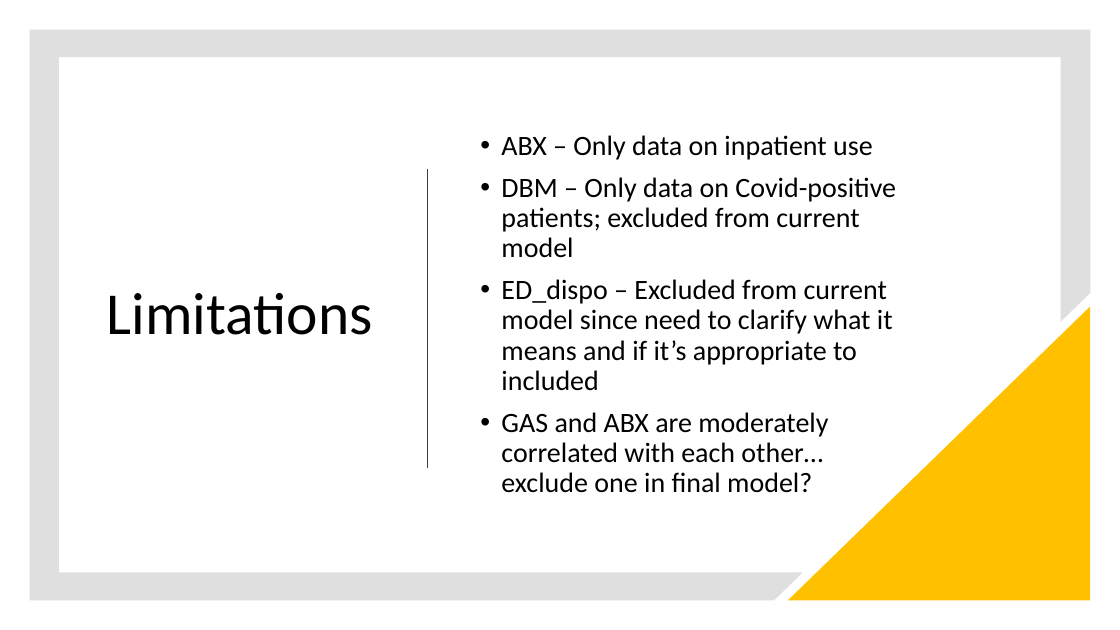
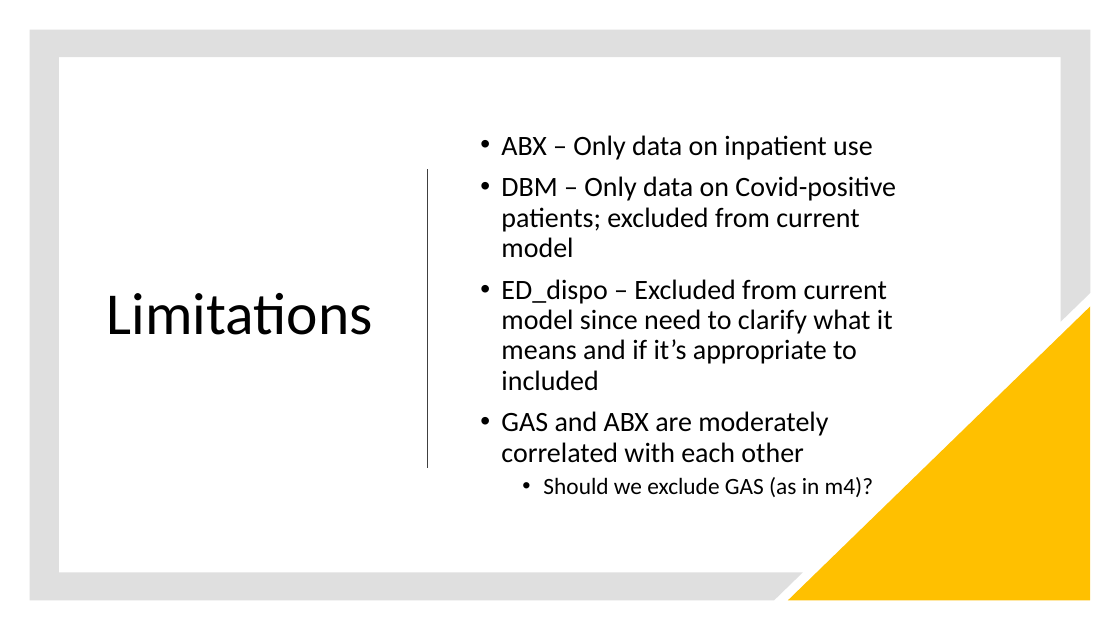
Before and after one commit to steph-rey/MS-CDI_Risk, a slide deck: slide 14 of CDI_Risk_Assessment_Model_Presentation_2021-02-02.pptx. Drawn at 1120x630 pixels with LibreOffice and Linux fonts; fonts in the diff are those of the drawing. Boxes give left, top, right and bottom in pixels: in the first picture for what was removed or moved away, otherwise in the second. Text is boxed around its words. In the diff, an @@ line names an element or a change of style, - is before the commit and + after.

```diff
--- a/CDI_Risk_Assessment_Model_Presentation_2021-02-02.pptx
+++ b/CDI_Risk_Assessment_Model_Presentation_2021-02-02.pptx
@@ text at [501,411,873,497]: text changed @@
-• GAS and ABX are moderately correlated with each other… exclude one in final model?
+• GAS and ABX are moderately correlated with each other
+  • Should we exclude GAS (as in m4)?
```
Also in this commit, not shown: 10 other slides changed, 3 slides added, 1 other file.
